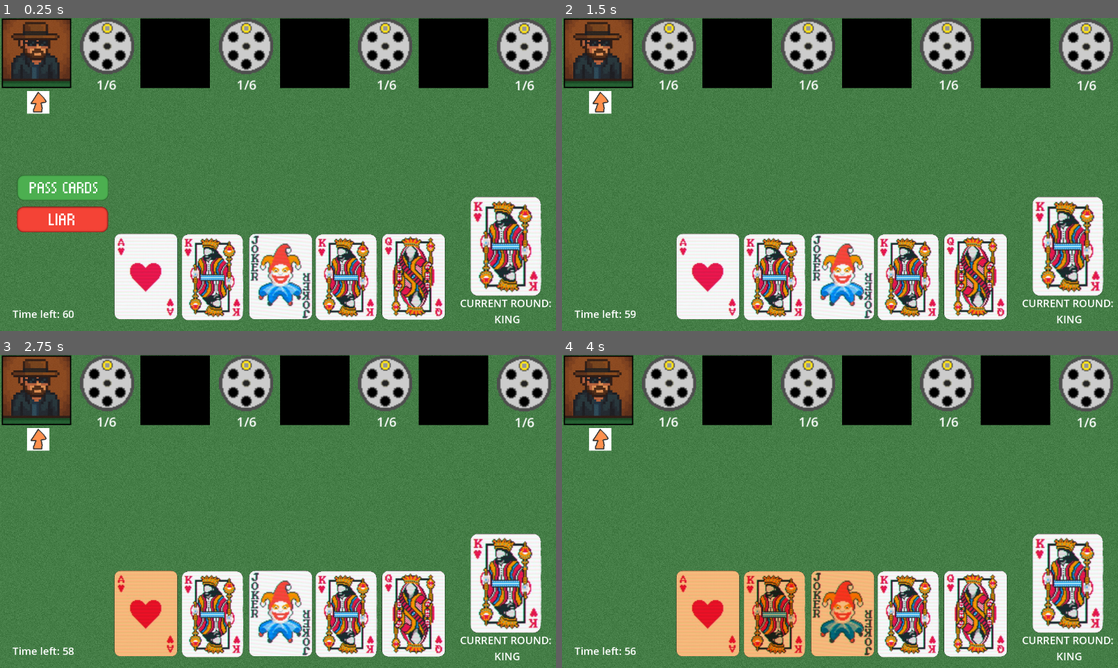
Above: before the commit, frames 1-4 (two rows, left to right).
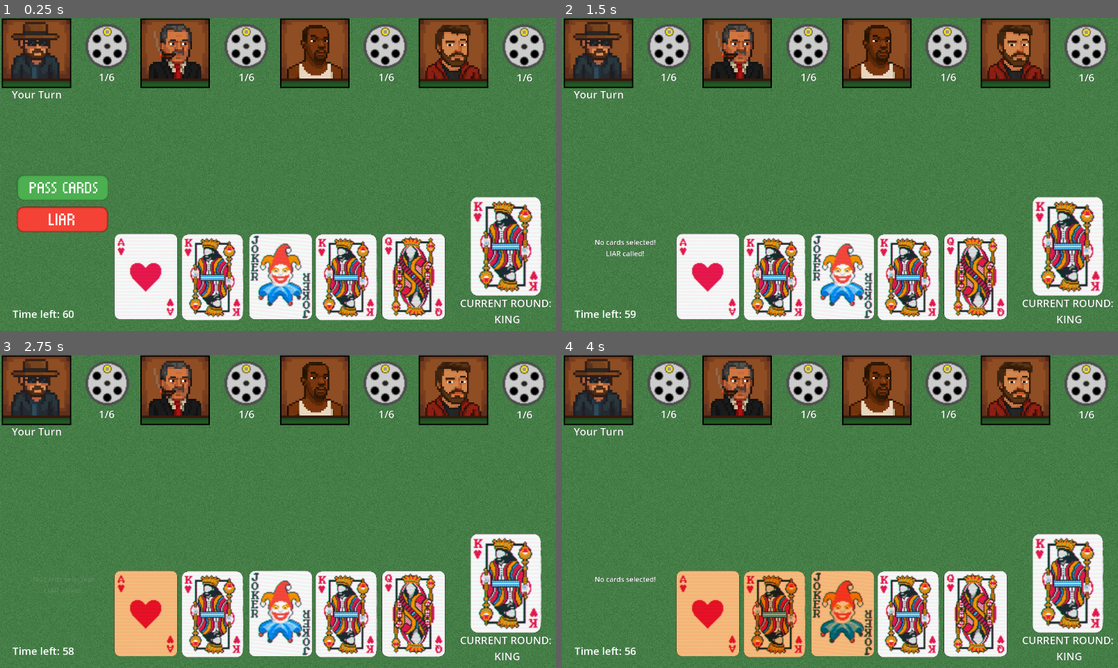
Above: after the commit, the same moments.

Repository: NazarLys/Table_of_Deceit
Game: Godot game, scene res://game.tscn
The game is run twice, just before and just after one commit, with the same random seed, the same clock (stepped at 60 frames per second) and the same inputs.
Inputs (mouse positions are in pixels of both pictures, inside the frame that each line leads up to):
- Up to frame 1 (0.25 s): no input
- Up to frame 2 (1.5 s): click (623, 187) at 0.5 s; click (623, 218) at 1.25 s
- Up to frame 3 (2.75 s): click (144, 614) at 2 s
- Up to frame 4 (4 s): click (773, 614) at 2.75 s; click (840, 614) at 3.5 s

The runs differ from the first frame. In frame 1, 12% of the frame differs, in the area x 1-100%, y 0-98%; in frame 2, 12%; in frame 3, 12%; in frame 4, 12%.

Commit message:
Base Game 1

Diff:
--- a/game.gd
+++ b/game.gd
@@ -12,6 +12,7 @@
 var turn_timer: Timer
 var round_card: Sprite2D
 var table_area: Sprite2D
+@onready var output_label: Label = $UI/Output  # Reference to output label
 
 # Card configuration
 const MAIN_DECK_TYPES = ["king", "queen", "ace", "joker"]
@@ -27,9 +28,12 @@
 var selected_cards: Array = []
 var turn_time_left: int = 60
 
-# Координати центру столу, який має розмір 1280x720
-var table_center_x: float = -641  # Центр столу по X
-var table_center_y: float = -360  # Центр столу по Y
+# Coordinates for center of the table with assumed size 1280x720
+var table_center_x: float = -641  # Table center X
+var table_center_y: float = -360  # Table center Y
+
+# Store log lines for output label
+var log_lines: Array = []
 
 func _ready():
 	turn_indicator = $Turn
@@ -50,6 +54,23 @@
 	turn_timer.start()
 
 	start_round()
+
+func log_message(msg: String):
+	log_lines.append(msg)
+	if log_lines.size() > 3:
+		log_lines.remove_at(0)
+	output_label.text = "\n".join(log_lines)
+	output_label.modulate.a = 1.0  # Reset alpha every time
+
+	# Tween to fade only the last message
+	var tween := create_tween()
+	tween.tween_property(output_label, "modulate:a", 0.0, 1.0).set_delay(1.0)
+	tween.finished.connect(func():
+		if log_lines.has(msg) and log_lines[-1] == msg:
+			log_lines.remove_at(log_lines.size() - 1)
+			output_label.text = "\n".join(log_lines)
+			output_label.modulate.a = 1.0
+	)
 
 func start_round():
 	var table_deck = ["king", "queen", "ace"]
@@ -108,7 +129,7 @@
 
 func _on_PassButton_pressed():
 	if selected_cards.is_empty():
-		print("No cards selected!")
+		log_message("No cards selected!")
 		return
 
 	var card_scale = 0.25
@@ -116,28 +137,24 @@
 	var spacing = 150
 	var total_width = selected_cards.size() * card_width + (selected_cards.size() - 1) * spacing
 
-	# Використовуємо координати для правильного центрованого позиціонування карт
-	var base_x = table_center_x + 640  # 640 - це половина ширини столу (1280 / 2)
-	var base_y = table_center_y + 360  # 360 - це половина висоти столу (720 / 2)
+	# Use coordinates for properly centered card placement
+	var base_x = table_center_x + 640  # 640 is half the table width (1280 / 2)
+	var base_y = table_center_y + 330  # Slightly higher than bottom (adjusted)
+	var center_offset = (1280 - total_width) / 2
 
-	# Вираховуємо центральну точку для карт
-	var center_offset = (1280 - total_width) / 2  # Обчислюємо центр для карт, використовуючи ширину столу (1280)
-
-	# Розташовуємо карти по центру
+	# Position cards in center
 	for i in range(selected_cards.size()):
 		var card = selected_cards[i]
 		card.texture_normal = load("res://cards/back.png")
 		card.modulate = Color(1, 1, 1)
 		card.scale = Vector2(card_scale, card_scale)
 
-		# Видаляємо картки з обгортки
 		var wrapper = card.get_parent()
 		if wrapper and wrapper.get_parent() == hand_container:
 			wrapper.remove_child(card)
 			hand_container.remove_child(wrapper)
 
 		add_child(card)
-		# Визначаємо координати карт
 		var x_position = base_x + center_offset + i * (card_width + spacing)
 		card.global_position = Vector2(x_position, base_y)
 
@@ -146,7 +163,7 @@
 	liar_button.hide()
 
 func _on_LiarButton_pressed():
-	print("LIAR called!")
+	log_message("LIAR called!")
 	pass_button.hide()
 	liar_button.hide()
 
@@ -155,7 +172,7 @@
 		turn_time_left -= 1
 		timer_label.text = str("Time left: %s" % turn_time_left)
 	else:
-		print("Turn timed out")
+		log_message("Turn timed out")
 		turn_timer.stop()
 		pass_button.hide()
 		liar_button.hide()
--- a/game.tscn
+++ b/game.tscn
@@ -1,20 +1,28 @@
-[gd_scene load_steps=18 format=3 uid="uid://b7wh5dqyj0oj2"]
+[gd_scene load_steps=22 format=3 uid="uid://b7wh5dqyj0oj2"]
 
 [ext_resource type="Script" path="res://game.gd" id="1_om64c"]
 [ext_resource type="Texture2D" uid="uid://cxdwnsjbo71k0" path="res://mag.png" id="2_8j16d"]
 [ext_resource type="Texture2D" uid="uid://bcdm3rc1kp7pw" path="res://cards/back.png" id="2_gp8go"]
 [ext_resource type="Texture2D" uid="uid://b402qap4bsy0e" path="res://background.jpg" id="2_uvkbl"]
 [ext_resource type="Texture2D" uid="uid://cnmo215prcopy" path="res://20250509_183332.png" id="3_nixtt"]
-[ext_resource type="Texture2D" uid="uid://p8hq6g6v1mhy" path="res://Turn.png" id="3_ur12f"]
 [ext_resource type="Texture2D" uid="uid://cig4wywgx2v0v" path="res://20250509_192501.png" id="4_s4jyx"]
-[ext_resource type="Texture2D" uid="uid://dersj1lk8h13n" path="res://character0.png" id="7_j8u8f"]
+[ext_resource type="Texture2D" uid="uid://cbaggc71wjfse" path="res://characters/character0.png" id="6_uxj11"]
+[ext_resource type="Texture2D" uid="uid://lcagk40hhdsp" path="res://characters/character1.png" id="8_mhv7l"]
+[ext_resource type="Texture2D" uid="uid://gkgk57s27wvp" path="res://characters/character2.png" id="9_ncwkx"]
+[ext_resource type="Texture2D" uid="uid://bgn00c7ivgc7k" path="res://characters/character3.png" id="10_bv3na"]
 
 [sub_resource type="LabelSettings" id="LabelSettings_dhp1c"]
 font_size = 24
+outline_size = 1
+outline_color = Color(0, 0, 0, 1)
 
 [sub_resource type="LabelSettings" id="LabelSettings_jo3sb"]
 font_size = 24
 
+[sub_resource type="LabelSettings" id="LabelSettings_g360l"]
+outline_size = 1
+outline_color = Color(0, 0, 0, 1)
+
 [sub_resource type="StyleBoxEmpty" id="StyleBoxEmpty_1ywnr"]
 
 [sub_resource type="StyleBoxEmpty" id="StyleBoxEmpty_byfyb"]
@@ -27,8 +35,15 @@
 
 [sub_resource type="StyleBoxEmpty" id="StyleBoxEmpty_ynd6y"]
 
+[sub_resource type="LabelSettings" id="LabelSettings_cvaya"]
+font_size = 24
+outline_size = 1
+outline_color = Color(0, 0, 0, 1)
+
 [sub_resource type="LabelSettings" id="LabelSettings_d8c7j"]
 font_size = 24
+outline_size = 1
+outline_color = Color(0, 0, 0, 1)
 
 [node name="Game" type="Node2D"]
 position = Vector2(688, 120)
@@ -80,6 +95,15 @@
 theme_override_colors/font_shadow_color = Color(1, 1, 1, 1)
 theme_override_colors/font_outline_color = Color(1, 1, 1, 1)
 label_settings = SubResource("LabelSettings_jo3sb")
+
+[node name="Output" type="Label" parent="UI"]
+custom_minimum_size = Vector2(10, 10)
+offset_left = 17.0
+offset_top = 504.0
+offset_right = 267.0
+offset_bottom = 544.0
+label_settings = SubResource("LabelSettings_g360l")
+horizontal_alignment = 1
 
 [node name="Deck" type="Node2D" parent="."]
 position = Vector2(-25, -27)
@@ -158,12 +182,15 @@
 theme_override_styles/pressed = SubResource("StyleBoxEmpty_ynd6y")
 icon = ExtResource("4_s4jyx")
 
-[node name="Turn" type="Sprite2D" parent="."]
-position = Vector2(-557, -166)
-scale = Vector2(0.8, 0.8)
-texture = ExtResource("3_ur12f")
-
-[node name="Player4" type="ColorRect" parent="."]
+[node name="Turn" type="Label" parent="."]
+offset_left = -618.0
+offset_top = -201.0
+offset_right = -504.0
+offset_bottom = -167.0
+text = "Your Turn"
+label_settings = SubResource("LabelSettings_cvaya")
+
+[node name="Player 0" type="ColorRect" parent="."]
 offset_left = -641.0
 offset_top = -359.0
 offset_right = -481.0
@@ -173,11 +200,11 @@
 [node name="Player0" type="Sprite2D" parent="."]
 position = Vector2(-561, -279)
 scale = Vector2(0.15, 0.15)
-texture = ExtResource("7_j8u8f")
+texture = ExtResource("6_uxj11")
 
 [node name="Magazine0" type="Sprite2D" parent="."]
 position = Vector2(-398, -295)
-scale = Vector2(2.5, 2.5)
+scale = Vector2(2, 2)
 texture = ExtResource("2_8j16d")
 
 [node name="Label" type="Label" parent="Magazine0"]
@@ -189,12 +216,21 @@
 text = "1/6"
 label_settings = SubResource("LabelSettings_d8c7j")
 
-[node name="Player1" type="AnimatedSprite2D" parent="."]
-position = Vector2(-249, -282)
+[node name="Player 1" type="ColorRect" parent="."]
+offset_left = -322.0
+offset_top = -359.0
+offset_right = -162.0
+offset_bottom = -199.0
+color = Color(0, 0, 0, 1)
+
+[node name="Player1" type="Sprite2D" parent="."]
+position = Vector2(-242, -279)
+scale = Vector2(0.15, 0.15)
+texture = ExtResource("8_mhv7l")
 
 [node name="Magazine1" type="Sprite2D" parent="."]
 position = Vector2(-78, -295)
-scale = Vector2(2.5, 2.5)
+scale = Vector2(2, 2)
 texture = ExtResource("2_8j16d")
 
 [node name="Label2" type="Label" parent="Magazine1"]
@@ -206,12 +242,20 @@
 text = "1/6"
 label_settings = SubResource("LabelSettings_d8c7j")
 
-[node name="Player2" type="AnimatedSprite2D" parent="."]
-position = Vector2(80, -286)
+[node name="Player 2" type="ColorRect" parent="."]
+offset_top = -359.0
+offset_right = 160.0
+offset_bottom = -199.0
+color = Color(0, 0, 0, 1)
+
+[node name="Player2" type="Sprite2D" parent="."]
+position = Vector2(80, -279)
+scale = Vector2(0.15, 0.15)
+texture = ExtResource("9_ncwkx")
 
 [node name="Magazine2" type="Sprite2D" parent="."]
 position = Vector2(242, -295)
-scale = Vector2(2.5, 2.5)
+scale = Vector2(2, 2)
 texture = ExtResource("2_8j16d")
 
 [node name="Label" type="Label" parent="Magazine2"]
@@ -223,12 +267,21 @@
 text = "1/6"
 label_settings = SubResource("LabelSettings_d8c7j")
 
-[node name="Player3" type="AnimatedSprite2D" parent="."]
-position = Vector2(408, -288)
+[node name="Player 3" type="ColorRect" parent="."]
+offset_left = 319.0
+offset_top = -359.0
+offset_right = 479.0
+offset_bottom = -199.0
+color = Color(0, 0, 0, 1)
+
+[node name="Player3" type="Sprite2D" parent="."]
+position = Vector2(399, -279)
+scale = Vector2(0.15, 0.15)
+texture = ExtResource("10_bv3na")
 
 [node name="Magazine3" type="Sprite2D" parent="."]
 position = Vector2(562, -294)
-scale = Vector2(2.5, 2.5)
+scale = Vector2(2, 2)
 texture = ExtResource("2_8j16d")
 
 [node name="Label2" type="Label" parent="Magazine3"]
@@ -242,23 +295,3 @@
 
 [node name="Camera2D" type="Camera2D" parent="."]
 position = Vector2(-5, 0)
-
-[node name="Player7" type="ColorRect" parent="."]
-offset_top = -359.0
-offset_right = 160.0
-offset_bottom = -199.0
-color = Color(0, 0, 0, 1)
-
-[node name="Player6" type="ColorRect" parent="."]
-offset_left = 319.0
-offset_top = -359.0
-offset_right = 479.0
-offset_bottom = -199.0
-color = Color(0, 0, 0, 1)
-
-[node name="Player5" type="ColorRect" parent="."]
-offset_left = -322.0
-offset_top = -359.0
-offset_right = -162.0
-offset_bottom = -199.0
-color = Color(0, 0, 0, 1)
Binary file removed: character0.png
Binary file added: characters/character0.png
Not shown, added: characters/character0.png.import
Binary file added: characters/character1.png
Not shown, added: characters/character1.png.import
Binary file added: characters/character2.png
Not shown, changed: characters/character2.png.import
Binary file added: characters/character3.png
Not shown, added: characters/character3.png.import
